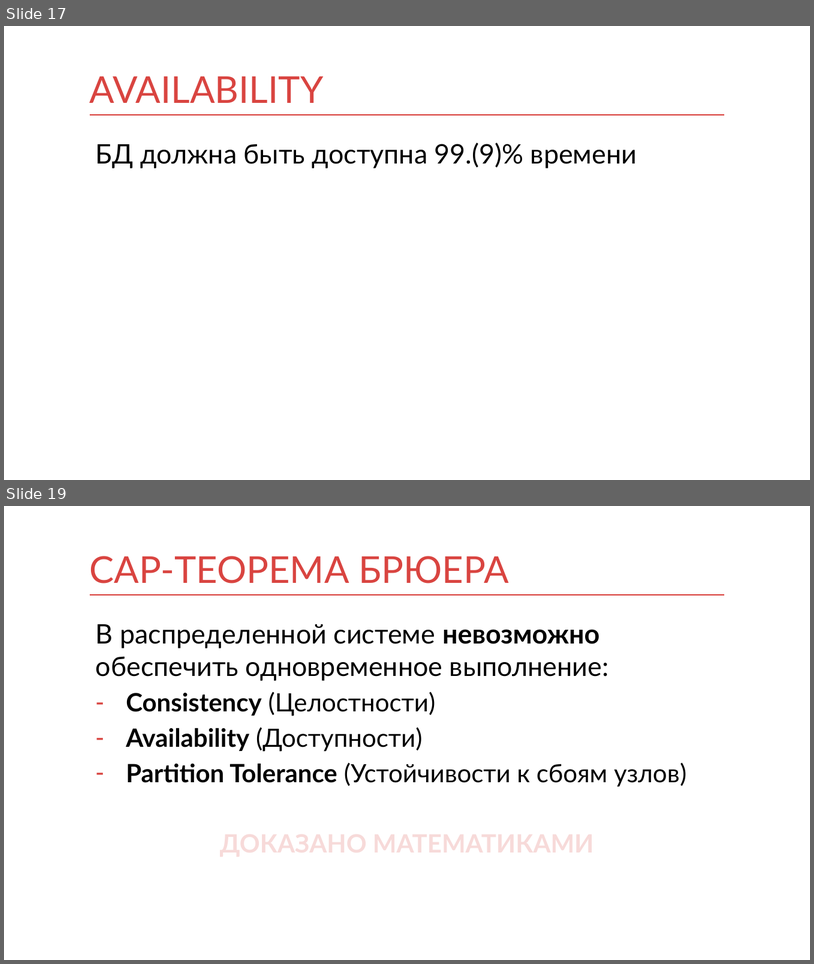
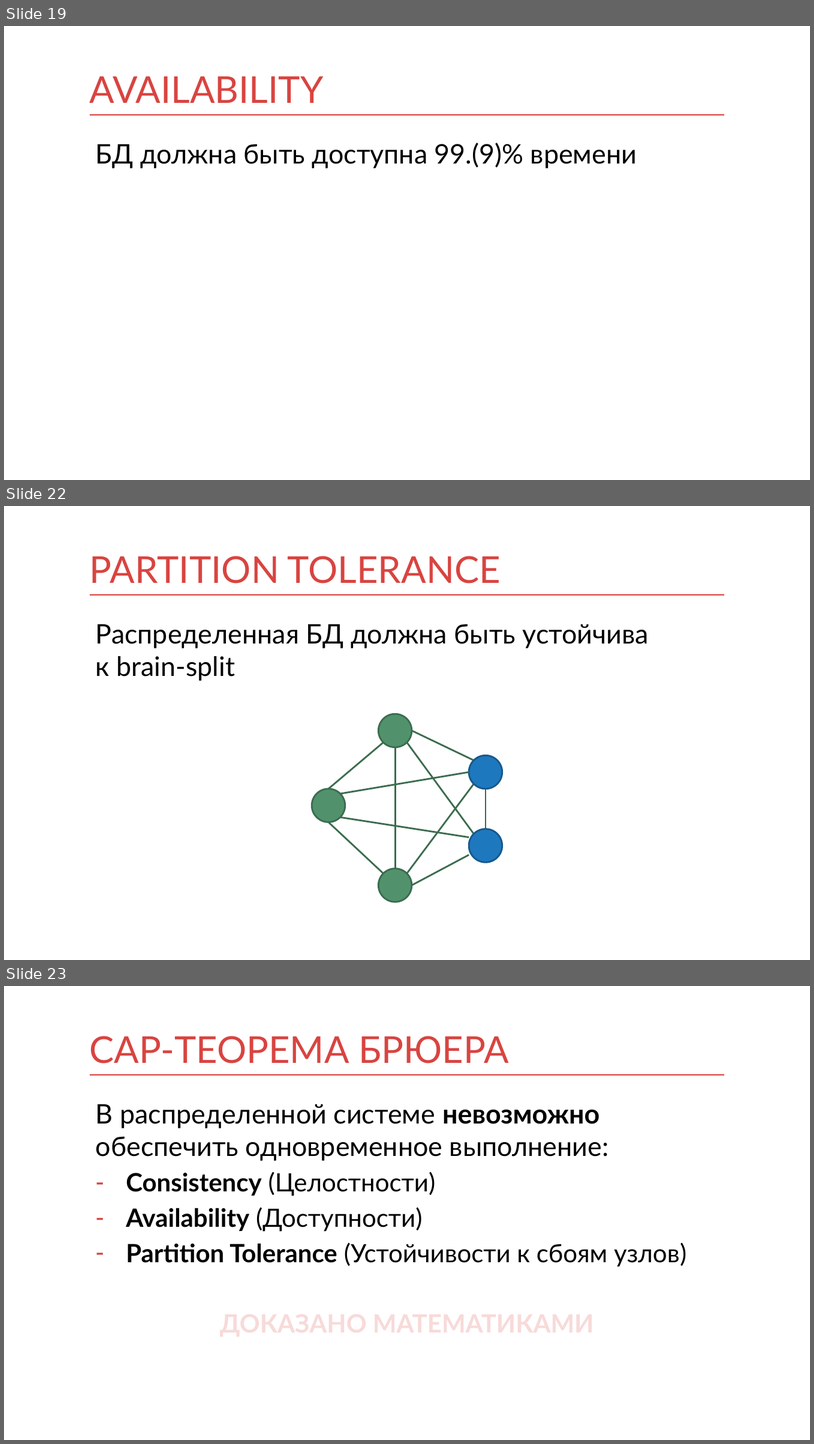
Before and after one commit to waverma/db, a slide deck: db.pptx. Shown one above the other, each under a label of ours: slides 17 and 19 before the commit, slides 19, 22 and 23 after it; the slides between them are not shown. The pictures are 814x964 and 814x1444 pixels, drawn with LibreOffice and Linux fonts; fonts in the diff are those of the drawing. Boxes give left, top, right and bottom in pixels: in the first picture for what was removed or moved away, otherwise in the second. Text is boxed around its words. In the diff, an @@ line names an element or a change of style, - is before the commit and + after.

```diff
--- a/db.pptx
+++ b/db.pptx
@@ slide 22 added at [4, 506, 810, 960], background #FFFFFF; not listed: 1 template element that a slide beside it also shows @@
@@ title added at [90, 556, 501, 583], 44 pt, text #D94440 @@
+PARTITION TOLERANCE
@@ text added at [96, 624, 649, 681], 32 pt, text #000000 @@
+Распределенная БД должна быть устойчива к brain-split
@@ group added at [312, 714, 503, 901]: 10 lines, 5 ellipses @@
@@ what was slide 17 is now slide 19 @@
@@ what was slide 19 is now slide 23 @@
```
Also in this commit, not shown: 10 slides changed, 3 other slides added.
